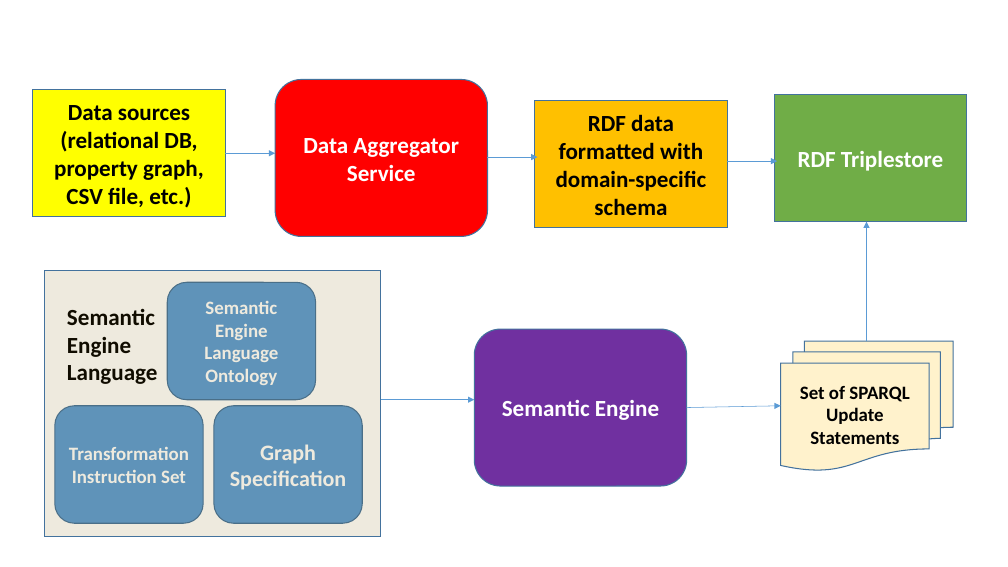
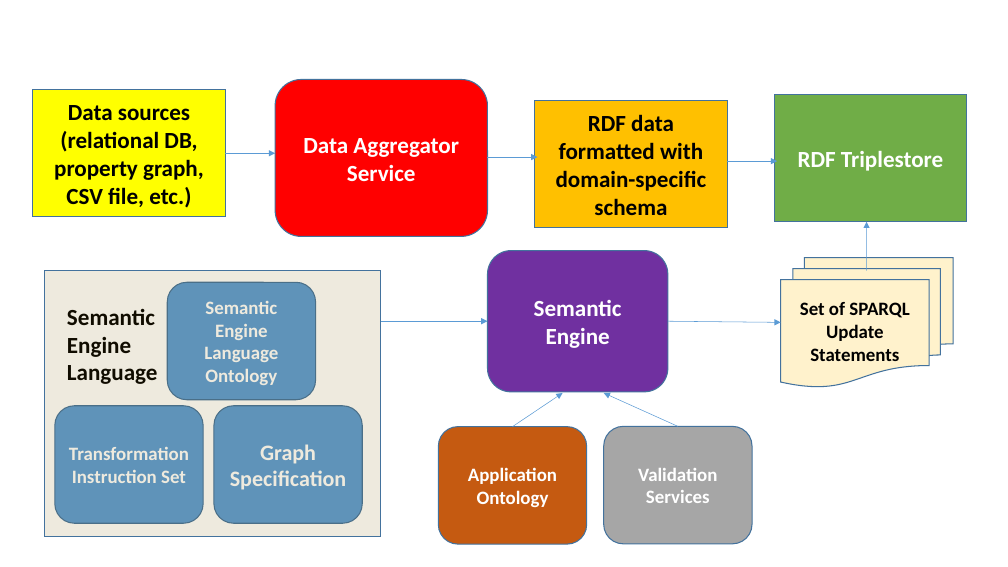
Before and after one commit to PennTURBO/semantic-engine, a slide deck: slide 1 of Acorn_diagrams.pptx. Drawn at 1008x567 pixels with LibreOffice and Linux fonts; fonts in the diff are those of the drawing. Boxes give left, top, right and bottom in pixels: in the first picture for what was removed or moved away, otherwise in the second. Text is boxed around its words. In the diff, an @@ line names an element or a change of style, - is before the commit and + after.

Commit message:
updated slide 1

```diff
--- a/Acorn_diagrams.pptx
+++ b/Acorn_diagrams.pptx
@@ arrow moved from (867, 341) - (867, 222) to (867, 271) - (867, 222) @@
@@ rounded rectangle "Semantic Engine": place and size @@
-rounded rectangle "Semantic Engine" at [474,329,687,486]
+rounded rectangle "Semantic Engine" at [488,250,668,392]
@@ flow chart multidocument "Set of SPARQL Update Statements": place and size @@
-flow chart multidocument "Set of SPARQL Update Statements" at [781,341,954,470]
+flow chart multidocument "Set of SPARQL Update Statements" at [781,258,954,387]
@@ arrow moved from (381, 400) - (474, 400) to (380, 321) - (488, 321) @@
@@ arrow moved from (687, 408) - (781, 406) to (668, 321) - (781, 322) @@
@@ arrow added from (513, 426) to (563, 393), #5B9BD5 0.5 pt @@
@@ arrow added from (678, 426) to (604, 393), #5B9BD5 0.5 pt @@
@@ rounded rectangle added at [439,426,587,544], fill #C55A11, outline #43739E 1 pt, 18 pt, text #FFFFFF, bold @@
+Application Ontology
@@ rounded rectangle added at [604,426,752,544], fill #A6A6A6, outline #43739E 1 pt, 18 pt, text #FFFFFF, bold @@
+Validation Services
```
